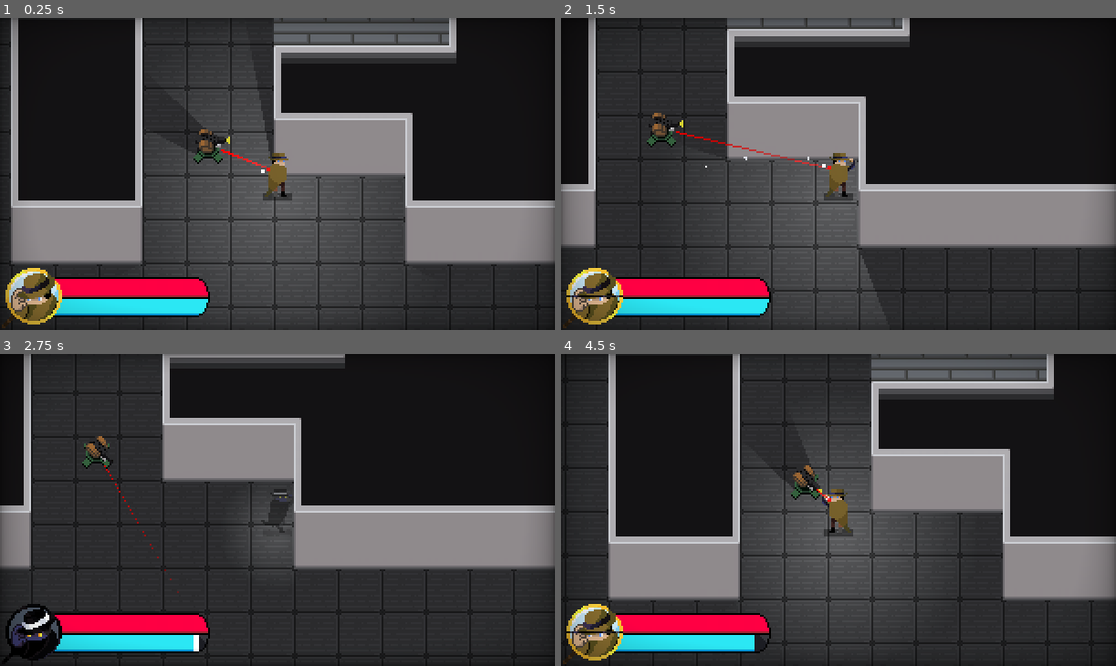
Above: before the commit, frames 1-4 (two rows, left to right).
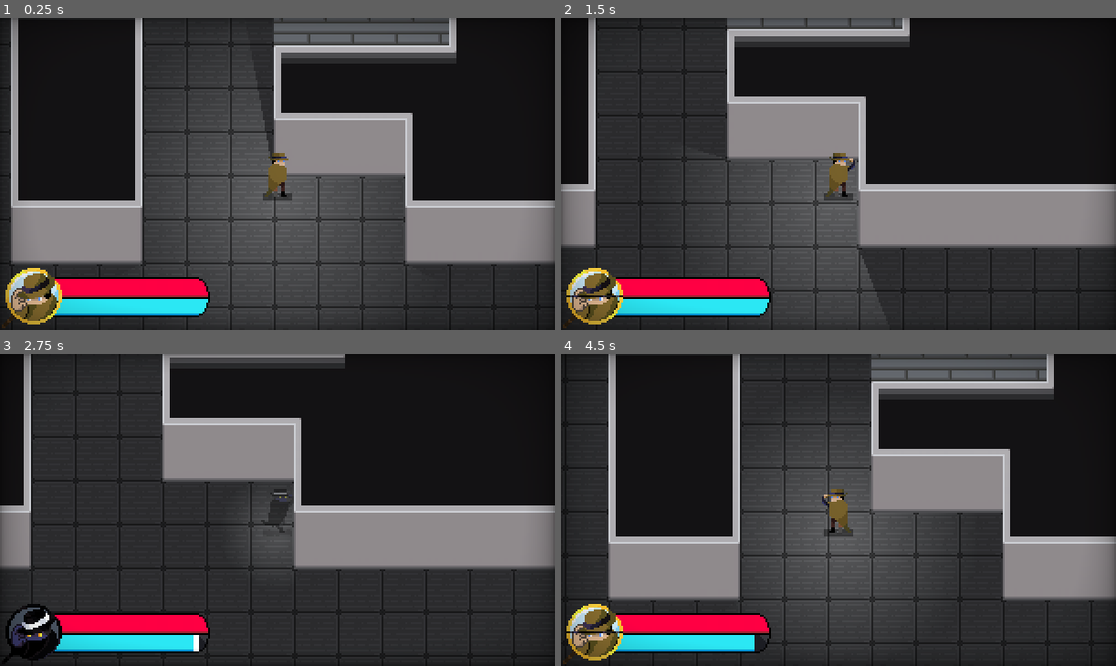
Above: after the commit, the same moments.

Repository: Cabidge/SGD1
Game: Godot game, scene res://assets/Main.tscn
Two runs of this game, one before a commit and one after it. Both use one fixed random seed, a clock stepped at 60 frames per second and the inputs below. The engine's default icon, where the game draws it, is replaced by a stand-in: a white triangle on a blue panel in a dark square.
Inputs (mouse positions are in pixels of both pictures, inside the frame that each line leads up to):
- Up to frame 1 (0.25 s): no input
- Up to frame 2 (1.5 s): tap Enter at 0.5 s; move the mouse to (960, 158) at 0.52 s; press the mouse at (960, 158) at 0.53 s; hold D (move_right) 0.53-1.28 s; move the mouse to (727, 189) at 1.27 s; release the mouse at (727, 189) at 1.28 s; hold S (move_down) from 1.28 s (still down); right-click (727, 189) at 1.35 s
- Up to frame 3 (2.75 s): move the mouse to (333, 441) at 2.02 s; release S (move_down) at 2.03 s; press the mouse at (333, 441) at 2.03 s; hold D (move_right) from 2.03 s (still down)
- Up to frame 4 (4.5 s): move the mouse to (810, 572) at 2.77 s; release D (move_right) at 2.78 s; release the mouse at (810, 572) at 2.78 s; hold W (move_up) 2.78-3.53 s; right-click (810, 572) at 2.85 s; move the mouse to (1005, 556) at 3.52 s; press the mouse at (1005, 556) at 3.53 s; hold A (move_left) from 3.53 s (still down); move the mouse to (672, 463) at 4.27 s; release the mouse at (672, 463) at 4.28 s; right-click (672, 463) at 4.35 s

The runs differ from the first frame. In frame 1, 0.5% of the frame differs, in the area x 33-49%, y 34-50%; in frame 2, 0.5%; in frame 3, 0.3%; in frame 4, 0.5%.

Commit message:
Fixed a few bugs, and changed angle export var from rad to deg

Diff:
--- a/assets/Main.tscn
+++ b/assets/Main.tscn
@@ -315,9 +315,8 @@
 [node name="Player" parent="YSort" instance=ExtResource( 1 )]
 position = Vector2( 506, 275 )
 
-[node name="Turret" parent="YSort" instance=ExtResource( 14 )]
-position = Vector2( 468, 249 )
-central_angle = 4.713
+[node name="Turret2" parent="YSort" instance=ExtResource( 14 )]
+position = Vector2( 668, 64 )
 
 [node name="CanvasLayer" type="CanvasLayer" parent="."]
 
--- a/assets/turret/Turret.gd
+++ b/assets/turret/Turret.gd
@@ -3,7 +3,8 @@
 const SCAN_ANGLE = deg2rad(45)
 const SCAN_TIME = 0.8
 
-export var central_angle = 0.0
+export(float,0,180) var starting_angle = 0
+onready var central_angle = deg2rad(starting_angle)
 
 var bullet_scene = load("res://assets/projectiles/bullet/Bullet.tscn")
 
--- a/assets/turret/Turret.tscn
+++ b/assets/turret/Turret.tscn
@@ -31,7 +31,6 @@
 
 [node name="FireRate" type="Timer" parent="StateMachine"]
 wait_time = 0.2
-autostart = true
 
 [node name="Laser" type="Line2D" parent="."]
 position = Vector2( 0, -2 )
